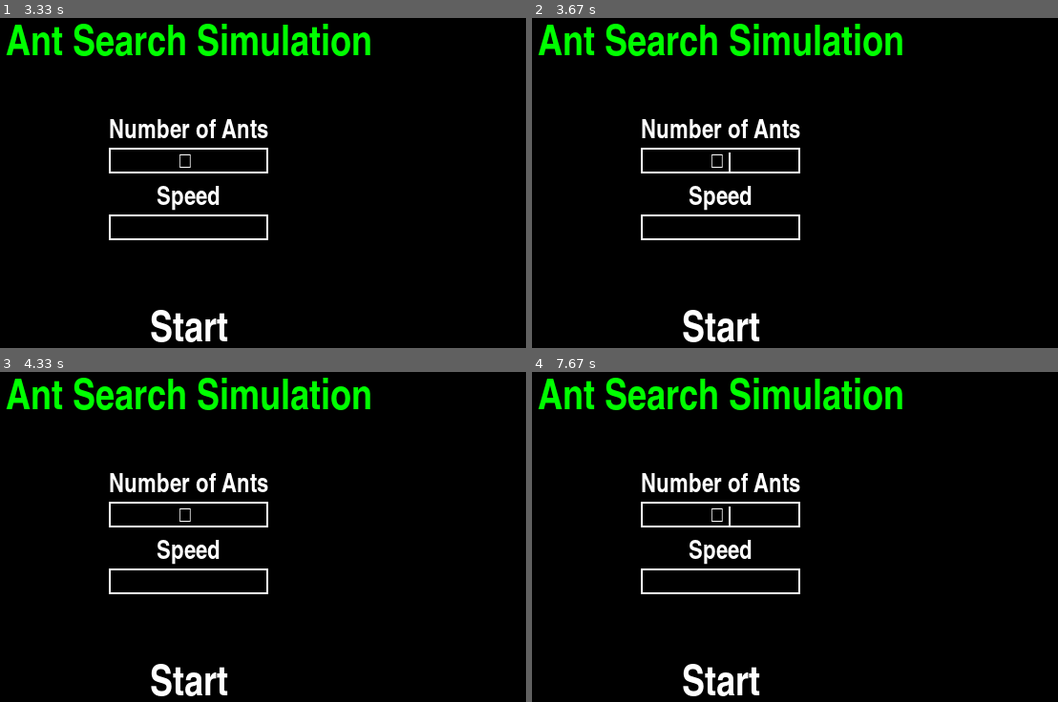
Above: before the commit, frames 1-4 (two rows, left to right).
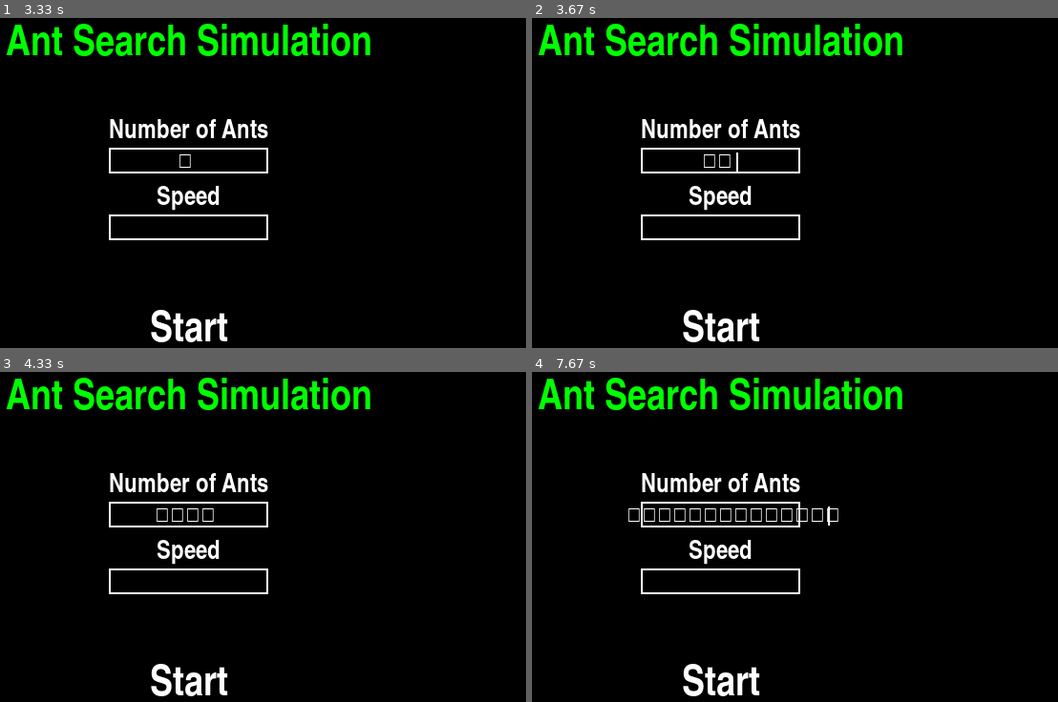
Above: after the commit, the same moments.

Repository: lucasthierry17/Ant_Project
Game: pygame game, started from main.py
Two runs of this game, one before a commit and one after it. Both use one fixed random seed, a clock stepped at 60 frames per second and the inputs below.
Inputs (mouse positions are in pixels of both pictures, inside the frame that each line leads up to):
- Up to frame 1 (3.33 s): click (205, 159) at 0.38 s; hold Backspace 0.67-1.13 s; click (205, 225) at 1.27 s; hold Delete 1.55-2.02 s; click (57, 305) at 2.15 s; click (115, 166) at 2.48 s; tap Enter at 3.17 s
- Up to frame 2 (3.67 s): tap Enter at 3.5 s
- Up to frame 3 (4.33 s): tap Enter at 3.83, 4.17 s
- Up to frame 4 (7.67 s): tap Enter every 0.33 s from 4.5 to 7.5 s

Frame 1 is identical in both runs. In frame 2, 0.1% of the frame differs, in the area x 32-40%, y 40-47%; in frame 3, 0.1%; in frame 4, 0.5%, in the area x 18-59%, y 40-47%.

Commit message:
cleaned and commented the code

Diff:
--- a/start_screen.py
+++ b/start_screen.py
@@ -60,32 +60,39 @@
         # input box for the user to type in the number of ants
         self.ants_box = pygame.Rect(self.screen_width / 2 - self.ants_text.get_width() / 2, self.screen_height - 270, self.ants_text.get_width(), self.ants_text.get_height())
 
+        # input box for the speed of the ants
+        self.speed_box = pygame.Rect(self.screen_width / 2 - self.ants_text.get_width() / 2, self.screen_height - 200, self.ants_text.get_width(), self.ants_text.get_height())
+
+        # text cursor for both input boxes
         self.ants_cursor = pygame.Rect(0, 0, 2, int(0.75 * self.ants_text.get_height()))
         self.speed_cursor = pygame.Rect(0, 0, 2, int(0.75 * self.speed_text.get_height()))
-
-
-        # input box for the speed of the ants
-        self.speed_box = pygame.Rect(self.screen_width / 2 - self.ants_text.get_width() / 2, self.screen_height - 200, self.ants_text.get_width(), self.ants_text.get_height())
 
         pygame.draw.rect(self.screen, white_text, self.ants_box, 2)
         text_surface_ants = self.textbox_font.render(self.num_ants, True, white_text)
         width = max(200, text_surface_ants.get_width()+10)
         self.ants_box.w = width
 
+        # if user has clicked on the input box
         if self.ants_box_active:
+            # cursor gets placed at the right side of the input
             self.ants_cursor.topleft = (self.ants_box.x + self.ants_text.get_width() / 2 + text_surface_ants.get_width() / 2, self.ants_box.y + 5)
 
+            # cursor blinks
             if time.time() % 1 > 0.5:
                 pygame.draw.rect(self.screen, (255, 255, 255), self.ants_cursor)
+
 
         pygame.draw.rect(self.screen, white_text, self.speed_box, 2)
         text_surface_speed = self.textbox_font.render(self.speed, True, white_text)
         width = max(200, text_surface_speed.get_width()+10)
         self.speed_box.w = width
 
+        # if user has clicked on the speed input box
         if self.speed_box_active:
+            # cursor gets placed at the right side of the input
             self.speed_cursor.topleft = (self.ants_box.x + self.ants_text.get_width() / 2 + text_surface_speed.get_width() / 2, self.speed_box.y + 5)
 
+            # cursor blinks
             if time.time() % 1 > 0.5:
                 pygame.draw.rect(self.screen, (255, 255, 255), self.speed_cursor)
 
@@ -96,6 +103,7 @@
         speed_text_x = self.ants_box.x + ((self.speed_box.width - text_surface_speed.get_width()) // 2) - 20
         speed_text_y = self.speed_box.y + (self.speed_box.height - text_surface_speed.get_height()) // 2
 
+        # print the input
         self.screen.blit(text_surface_ants, (ants_text_x, ants_text_y))
         self.screen.blit(text_surface_speed,(speed_text_x, speed_text_y))
 
@@ -107,39 +115,36 @@
                 if event.type == pygame.QUIT:
                     pygame.quit()
                     quit()
+
                 elif event.type == pygame.KEYDOWN:
-                    if event.key == pygame.K_RETURN:
-                        try:
-                            # Convert the input_text to an integer
-                            self.num_ants = int(self.num_ants)
-                            print(f"Number of Ants: {self.num_ants}")
-                        except ValueError:
-                            print("Please enter a valid number.")
-                        self.num_ants = ''
-
+                    # if the number of ants input box is selected
                     if self.ants_box_active:
+                        # delete input with Backspace or Delete
                         if event.key == pygame.K_BACKSPACE or event.key == pygame.K_DELETE:
                             self.num_ants = self.num_ants[:-1]
                         else:
+                            # update the variable with the given input
                             self.num_ants += event.unicode
 
-
+                    # if the speed input box is selected
                     elif self.speed_box_active:
+                        # delete input with Backspace or Delete
                         if event.key == pygame.K_BACKSPACE or event.key == pygame.K_DELETE:
                             self.speed = self.speed[:-1]
                         else:
+                            # update the variable with the given input
                             self.speed += event.unicode
 
 
                 elif event.type == pygame.MOUSEBUTTONDOWN and event.button == 1:
 
-                    # activate input for number of ants
+                    # activate input box for number of ants when it's selected by the user
                     if self.ants_box.collidepoint(event.pos):
                         self.ants_box_active = True
                     else:
                         self.ants_box_active = False
 
-                    # activate input for speed value
+                    # activate input box for speed value when it's selected
                     if self.speed_box.collidepoint(event.pos):
                         self.speed_box_active = True
                     else:
@@ -149,8 +154,6 @@
                         print(f"Number of Ants: {int(self.num_ants)}")
                         print(f"Speed: {self.speed}")
                         self.game_state = "Simulation"
-            clock.tick(60)
-
 
 
 def main():
